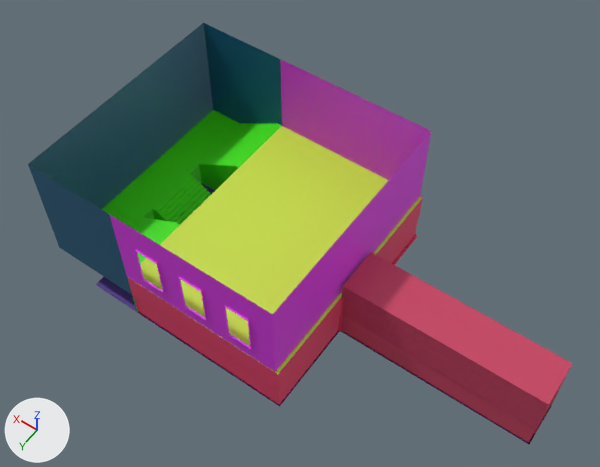
A saved change to the FBX model Assets/Models/structure/mansion.fbx.
Camera for both pictures: a camera (50 mm lens) standing at (-28.0, 66.3, 118.0) and looking at (18.9, 0.5, 14.7). The axes (+X, +Y, +Z) are drawn at lower left. The lights are the same throughout.

Script lines for the objects in view, before the commit:
```python
me_cube_004 = bpy.data.meshes.new('Cube.004')
me_cube_004.from_pydata(...)  # 25 vertices, 13 faces; spans x 38.1..54.8, y -20.6..20.6, z 5.1..25.8
me_cube_004.materials.append(mat_walls_landing)  # its picture is missing
me_cube_008 = bpy.data.meshes.new('Cube.008')
me_cube_008.from_pydata(...)  # 95 vertices, 70 faces; spans x 8.5..38.1, y -20.9..20.9, z 0.0..15.5
me_cube_008.materials.append(mat_walls_floor_2)  # its picture is missing
me_cube_035 = bpy.data.meshes.new('Cube.035')
me_cube_035.from_pydata(...)  # 45 vertices, 26 faces; spans x -10.0..19.6, y -20.9..20.7, z -0.1..2.8
me_cube_035.materials.append(mat_floor_2)  # its picture is missing
ob_floor_2_low = bpy.data.objects.new('floor_2_low', me_cube_035)
ob_floor_2_low.location = (18.5, 0.0, 10.3)
ob_walls_floor_2 = bpy.data.objects.new('walls_floor_2', me_cube_008)
ob_walls_floor_2.location = (0.0, 0.0, 10.3)
ob_walls_landing = bpy.data.objects.new('walls_landing', me_cube_004)
ob_walls_landing.location = (0.0, 0.0, 0.0)
# also in view: 'step_landing_low' at (46.4, 0.0, 5.1); 'walls_halls_floor_1_low' at (23.1, 0.0, 5.1); 'walls_hallwaly_floor_1_low' at (-8.6, 0.0, 6.5); 'floor_1' at (11.0, 0.0, -0.1)
```
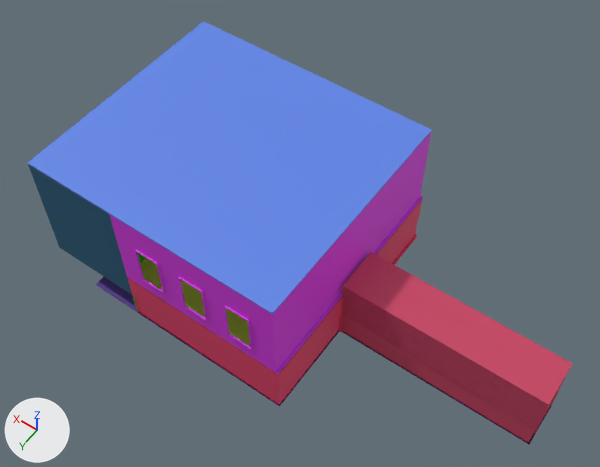
Where the change shows, as pixel boxes (x1, y1, x2, y2) in the pictures (600 x 467 px):
'ceiling_floor_2', added (blue)
    after: (28, 21, 432, 314)
'ceiling_frame', added
    after: (131, 198, 423, 375)
part 1 of me_cube_035, recoloured
    both: (131, 196, 423, 374)
'walls_landing', unchanged, covered by the edit
    before: (28, 23, 282, 295)
    after: (28, 165, 132, 295)
'step_landing_low', unchanged, covered by the edit
    before: (102, 110, 282, 311)
    after: (132, 252, 146, 311)

What changed in the scene script:
```text
Add mat_walkway_wall:
    mat_walkway_wall = principled_material('walkway_wall')
    mat_walkway_wall.base_color = (0.0, 0.8, 0.00848)  # green #00e717
Add mat_ceiling_1:
    mat_ceiling_1 = principled_material('ceiling_1')
    mat_ceiling_1.base_color = (0.551, 0.035, 0.8)  # purple #c435e7
Add mat_ceiling_2:
    mat_ceiling_2 = principled_material('ceiling_2')
    mat_ceiling_2.base_color = (0.113, 0.233, 0.8)  # blue #5e85e7
Add mat_ceiling_frame:
    mat_ceiling_frame = principled_material('ceiling_frame')
    mat_ceiling_frame.base_color = (0.22, 0.0306, 0.0166)  # red #813123
Change me_cube_035:
    where me_cube_035.from_pydata(...)  # 45 vertices, 26 faces; spans x -10.0..19.6, y -20.9..20.7, z -0.1..2.8
    used by ob_floor_2_low; location = (18.5, 0.0, 10.3)
    me_cube_035 part 1: all 18 faces centred in x -9.8..19.6, y -20.6..20.5, z -0.1..0.0 switch from mat_floor_2 (its picture is missing) to mat_ceiling_1 (purple #c435e7)
    add me_cube_035.materials.append(mat_walkway_wall)  # green #00e717
Add me_cube_011:
    me_cube_011.from_pydata([(9.0, 20.6, 15.5), (9.0, -20.6, 15.5), (9.0, 20.6, 15.8), (9.0, -20.6, 15.8), (54.8, 20.6, 15.5), (54.8, 20.6, 15.8), (54.8, -20.6, 15.5), (54.8, -20.6, 15.8)], [], [(6, 1, 3, 7), (0, 2, 3, 1), (4, 5, 2, 0), (7, 3, 2, 5), (5, 4, 6, 7)])
    me_cube_011.materials.append(mat_ceiling_2)  # its picture is missing
Add me_cube_016:
    me_cube_016.from_pydata(...)  # 504 vertices, 476 faces; spans x -0.1..29.5, y -24.9..16.3, z -0.3..0.3
    me_cube_016.materials.append(mat_ceiling_frame)  # its picture is missing
Add ob_ceiling_floor_2:
    ob_ceiling_floor_2 = bpy.data.objects.new('ceiling_floor_2', me_cube_011)
    ob_ceiling_floor_2.location = (0.0, 0.0, 10.3)
Add ob_ceiling_frame:
    ob_ceiling_frame = bpy.data.objects.new('ceiling_frame', me_cube_016)
    ob_ceiling_frame.location = (8.6, 4.3, 10.0)
```
